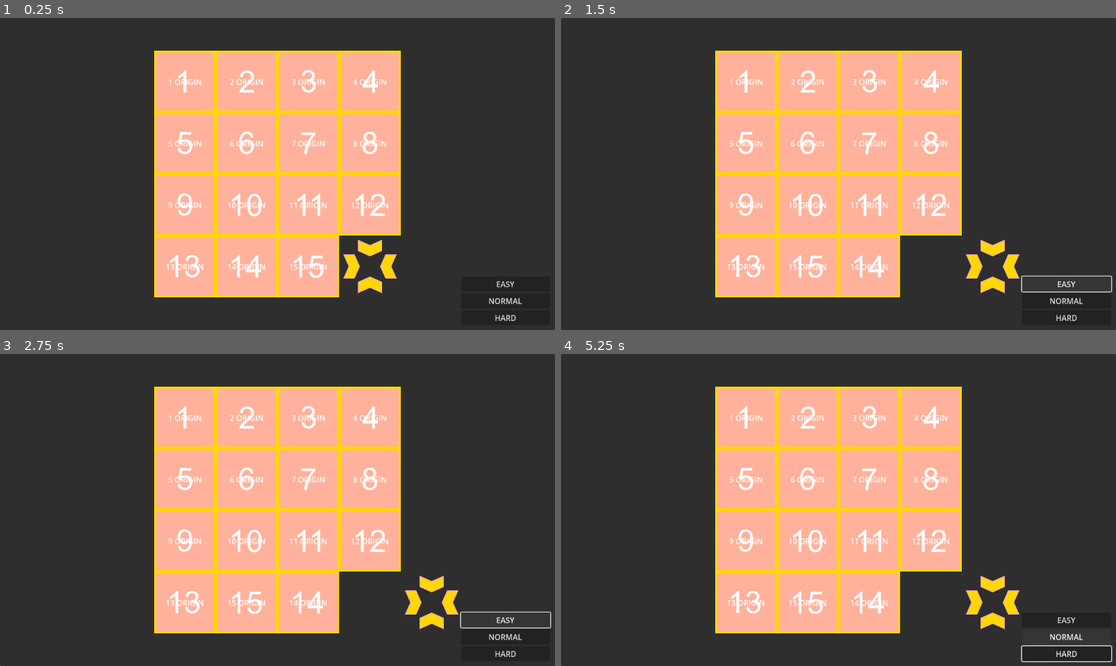
Above: before the commit, frames 1-4 (two rows, left to right).
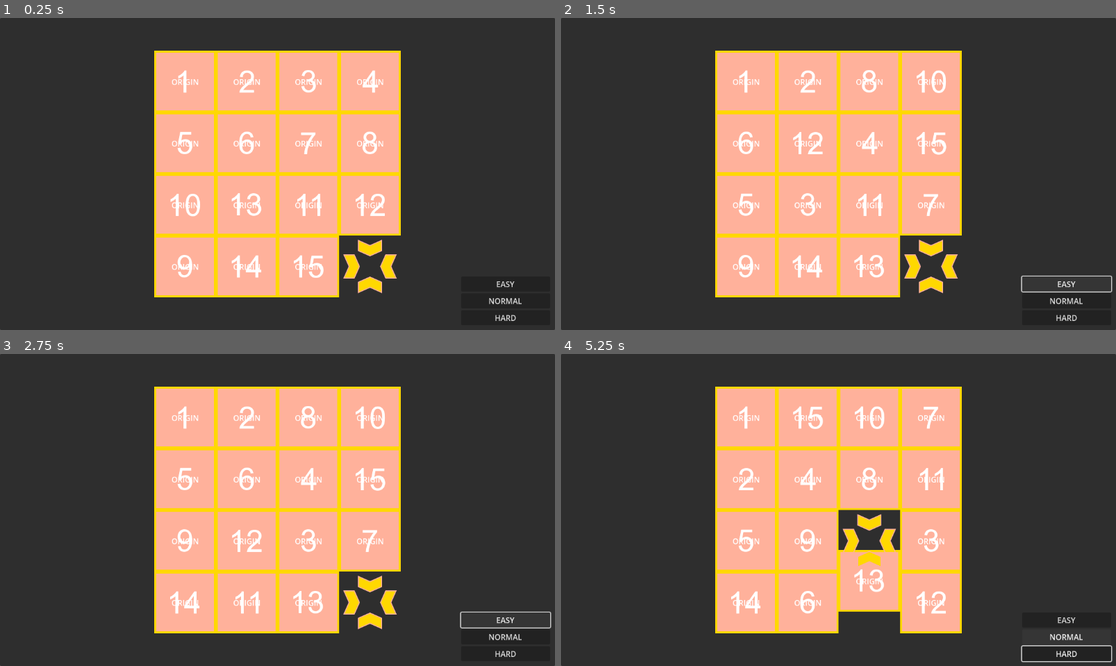
Above: after the commit, the same moments.

Repository: katzwei/SlidingPuzzle
Game: Godot game, scene res://scenes/game.tscn
Two runs of this game, one before a commit and one after it. Both use one fixed random seed, a clock stepped at 60 frames per second and the inputs below.
Inputs:
- Up to frame 1 (0.25 s): no input
- Up to frame 2 (1.5 s): click "HARD" at 0.5 s; click "EASY" at 1.25 s
- Up to frame 3 (2.75 s): click "EASY" at 2 s
- Up to frame 4 (5.25 s): click "NORMAL" at 2.75 s; click "NORMAL" at 3.5 s; tap Enter at 4.25 s; hold Right (move_right) 4.28-5.03 s; tap Space at 5 s; hold Down (move_down) from 5.03 s (still down)

The runs differ from the first frame. In frame 1, 1.3% of the frame differs, in the area x 30-70%, y 19-84%; in frame 2, 3.6%; in frame 3, 3.3%; in frame 4, 7.9%, in the area x 30-83%, y 16-90%.

Commit message:
added working shuffle and solve check

Diff:
--- a/project.godot
+++ b/project.godot
@@ -18,7 +18,7 @@
 [autoload]
 
 Debug="*res://singletons/debug.gd"
-Global="*res://scripts/global.gd"
+Global="*res://singletons/global.gd"
 
 [editor]
 
--- a/scenes/game.tscn
+++ b/scenes/game.tscn
@@ -48,6 +48,7 @@
 text = "HARD
 "
 
+[connection signal="solved" from="Panel/CenterContainer/Board" to="." method="_on_board_solved"]
 [connection signal="pressed" from="Buttons/Easy" to="." method="_on_easy_pressed"]
 [connection signal="pressed" from="Buttons/Normal" to="." method="_on_normal_pressed"]
 [connection signal="pressed" from="Buttons/Hard" to="." method="_on_hard_pressed"]
--- a/scripts/board.gd
+++ b/scripts/board.gd
@@ -1,29 +1,108 @@
 class_name Board
 extends Node2D
 
+signal solved
+
 @onready var tiles: CanvasGroup = $Tiles
 @onready var empty_tile: EmptyTile = $EmptyTile
+@onready var tilesArray = tiles.get_children() as Array[Tile]
+
+var puzzle := [1,2,3,4,5,6,7,8,9,10,11,12,13,14,15,EMPTY_VALUE] as Array[int]
+var solution := puzzle.duplicate()
+var empty_tile_index := puzzle.size() - 1
+
+const WIDTH = 4
+const HEIGHT = 4
+const EMPTY_VALUE = 16
+
+
+func set_puzzle() -> void:
+	for index in range(tilesArray.size()):
+		var tile: Tile = tilesArray[index]
+		tile.set_value(puzzle[index] - 1)
+
+func get_left_piece(z, x) -> int:
+	return -1 if x == 0 else z - 1
+
+
+func get_up_piece(z, w, y) -> int:
+	return -1 if y == 0 else z - w
+
+
+func get_right_piece(z, w, x) -> int:
+	return -1 if x == w - 1 else z + 1
+
+
+func get_down_piece(z, w, h, y) -> int:
+	return -1 if y == h - 1 else z + w
+
+
+func get_surrounding_pieces(z: int, w: int, h: int) -> Array[int]:
+	var x := z % w
+	var y := z / h
+	var left := get_left_piece(z, x)
+	var up := get_up_piece(z, w, y)
+	var right := get_right_piece(z, w, x)
+	var down := get_down_piece(z, w, h, y)
+	var pieces := [left, up, right, down] as Array[int]
+	return pieces.filter(func(n): return n > 0)
+
+
+func swap_puzzle_pieces(index_a: int, index_b: int) -> void:
+	var first_value := puzzle[index_a]
+	puzzle[index_a] = puzzle[index_b]
+	puzzle[index_b] = first_value
+
+
+func swap_tile_with_empty(value: int) -> void:
+	var index := puzzle.find(value)
+	swap_puzzle_pieces(index, empty_tile_index)
+	empty_tile_index = index
+	if puzzle == solution:
+		solved.emit()
+
+
+func shuffle(steps: int) -> void:
+	var last_piece_index := empty_tile_index
+	# play n random moves
+	for n in range(steps):
+		var pieces := get_surrounding_pieces(empty_tile_index, WIDTH, HEIGHT)
+		if pieces.has(last_piece_index):
+			pieces.erase(last_piece_index)
+		var piece_index := pieces[randi_range(0, pieces.size() - 1)]
+		swap_puzzle_pieces(empty_tile_index, piece_index)
+		last_piece_index = empty_tile_index
+		empty_tile_index = piece_index
+
+	# move the empty tile back to its starting point
+	while empty_tile_index < puzzle.size() - 1:
+		var piece_index := get_down_piece(empty_tile_index, WIDTH, HEIGHT, empty_tile_index / HEIGHT)
+		if piece_index < 0:
+			piece_index = get_right_piece(empty_tile_index, WIDTH, empty_tile_index % WIDTH)
+		swap_puzzle_pieces(empty_tile_index, piece_index)
+		empty_tile_index = piece_index
+
+
+func reset() -> void:
+	puzzle = [1,2,3,4,5,6,7,8,9,10,11,12,13,14,15,16]
+	set_puzzle()
+
+
+func set_easy() -> void:
+	shuffle(8)
+	set_puzzle()
+
+
+func set_normal() -> void:
+	shuffle(15)
+	set_puzzle()
+
+
+func set_hard() -> void:
+	shuffle(25)
+	set_puzzle()
+
 
 # Called when the node enters the scene tree for the first time.
 func _ready() -> void:
-	var tilesArray = tiles.get_children() as Array[Tile]
-	for index in range(tilesArray.size()):
-		var tile: Tile = tilesArray[index]
-		tile.set_frame(index)
-
-func shuffle(steps: int) -> void:
-	Global.instantaneous = true
-	var actions = empty_tile.action_raycast_dicitonary.keys()
-	for step in steps:
-		var random_action = actions[randi() % empty_tile.action_raycast_dicitonary.size()]
-		empty_tile.aim_at_and_move_tile(empty_tile.action_raycast_dicitonary[random_action])
-	Global.instantaneous = false
-
-func set_up_easy() -> void:
-	shuffle(8)
-
-func set_up_normal() -> void:
-	shuffle(15)
-
-func set_up_hard() -> void:
-	shuffle(25)
+	set_puzzle()
--- a/scripts/empty_tile.gd
+++ b/scripts/empty_tile.gd
@@ -2,13 +2,13 @@
 extends Node2D
 
 var last_action := ""
-
 var action_raycast_dicitonary := {
 	"move_up": "RayCastBottom",
 	"move_right": "RayCastLeft",
 	"move_down": "RayCastTop",
 	"move_left": "RayCastRight"
 }
+
 
 func aim_at_and_move_tile(raycast_path: String) -> void:
 	var raycast_node: RayCast2D = get_node(raycast_path)
@@ -17,6 +17,7 @@
 		var old_position = tile.origin.global_position
 		tile.move(global_position)
 		global_position = old_position
+
 
 func _input(event: InputEvent) -> void:
 	if event is InputEventKey:
--- a/scripts/game.gd
+++ b/scripts/game.gd
@@ -2,18 +2,24 @@
 
 @onready var board: Board = %Board
 
+
 # Called when the node enters the scene tree for the first time.
 func _ready() -> void:
-	pass
-	#await get_tree().create_timer(5.0).timeout
-	#print_debug("set up")
-	#board.set_up_easy()
+	Global.tile_moved.connect(board.swap_tile_with_empty)
+	board.set_easy()
+
 
 func _on_easy_pressed() -> void:
-	board.set_up_easy()
+	board.set_easy()
+
 
 func _on_normal_pressed() -> void:
-	board.set_up_normal()
+	board.set_normal()
+
 
 func _on_hard_pressed() -> void:
-	board.set_up_hard()
+	board.set_hard()
+
+
+func _on_board_solved() -> void:
+	print_debug("you win!")
--- a/scripts/global.gd
+++ /dev/null
@@ -1,3 +0,0 @@
-extends Node
-
-var instantaneous := false
--- a/scripts/tile.gd
+++ b/scripts/tile.gd
@@ -5,7 +5,10 @@
 @onready var origin: Marker2D = $Origin
 @onready var target_position := global_position
 
+var value := 1
+
 const SPEED := 1000.0
+
 
 # Called every frame. 'delta' is the elapsed time since the previous frame.
 func _process(delta: float) -> void:
@@ -13,17 +16,16 @@
 	if global_position != target_position:
 		global_position = global_position.move_toward(target_position, SPEED * delta)
 
-func set_frame(index: int) -> void:
+
+func set_value(index: int) -> void:
 	if index < 15:
 		animated_sprite_2d.frame = index
 		# Label strictly for debugging purposes - will be removed
-		$Label.text = "%d ORIGIN" % (index + 1)
+		#$Label.text = "%d ORIGIN" % (index + 1)
+		value = index + 1
+
 
 func move(_position: Vector2) -> void:
 	origin.global_position = _position
 	target_position = _position
-	if Global.instantaneous:
-		set_process(false)
-		global_position = _position
-	else:
-		set_process(true)
+	Global.emit_tile_moved(value)
--- /dev/null
+++ b/singletons/global.gd
@@ -0,0 +1,7 @@
+extends Node
+
+signal tile_moved(value: int)
+
+
+func emit_tile_moved(value: int) -> void:
+	tile_moved.emit(value)
